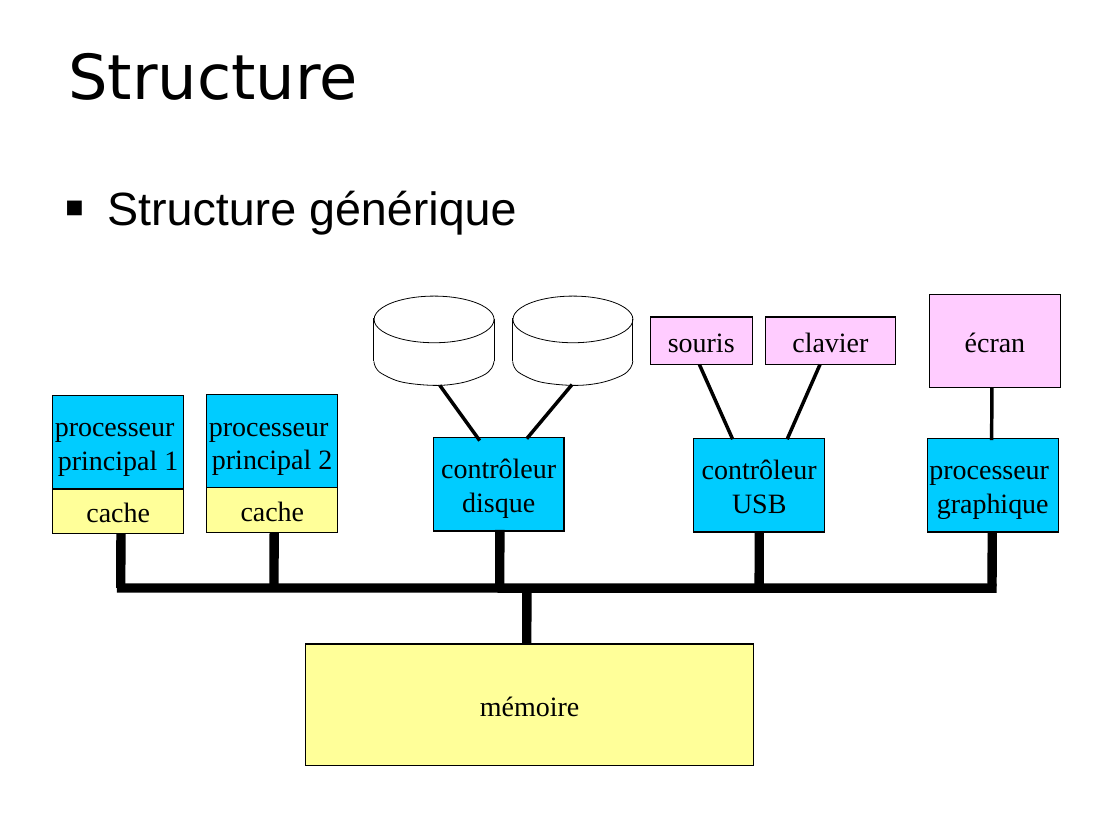
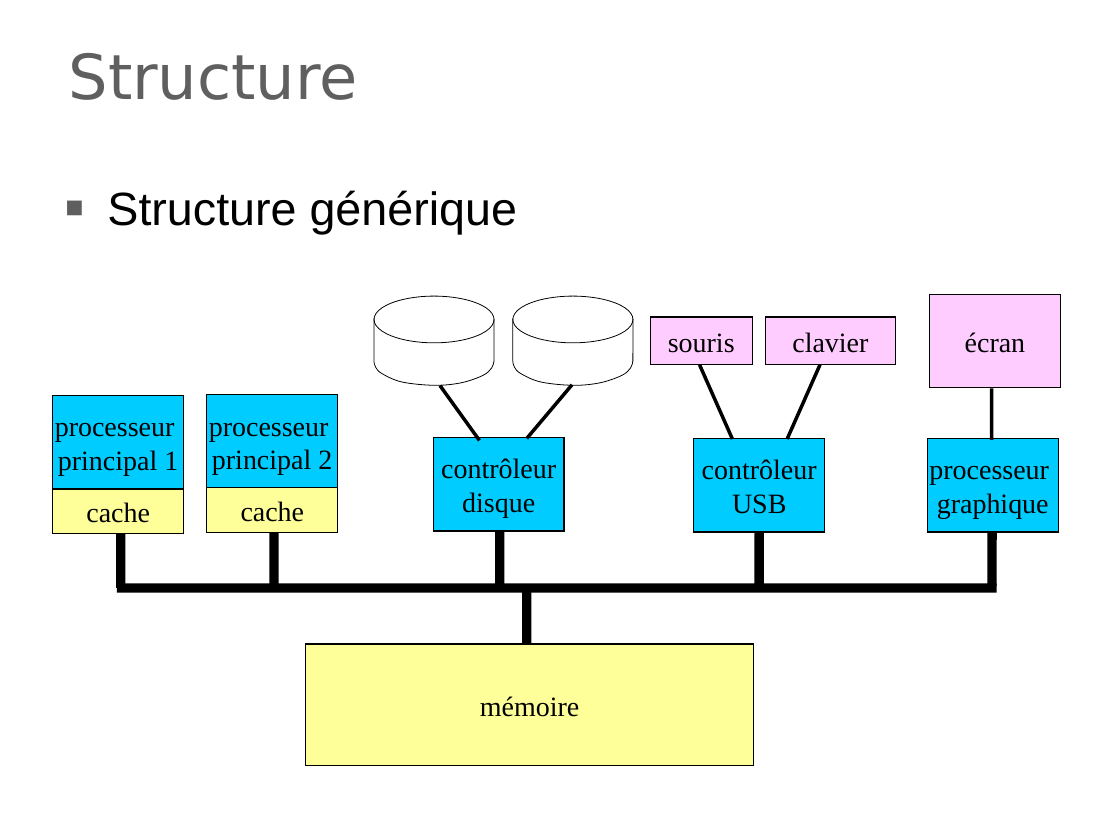
Before and after one commit to duanegris/texts, a slide deck: slide 13 of isi1/slides/2_architecture_machine.ppt. Drawn at 1120x840 pixels with LibreOffice and Linux fonts; fonts in the diff are those of the drawing; background and template pictures are left out. Boxes give left, top, right and bottom in pixels: in the first picture for what was removed or moved away, otherwise in the second. Text is boxed around its words. In the diff, an @@ line names an element or a change of style, - is before the commit and + after.

```diff
--- a/isi1/slides/2_architecture_machine.ppt
+++ b/isi1/slides/2_architecture_machine.ppt
@@ title "Structure" at (x1=69, y1=53, x2=358, y2=100): text colour #000000 to #5F5F5F @@
@@ text "Structure générique" at (x1=107, y1=190, x2=517, y2=234): indent changed; bullet colour #000000 to #5F5F5F @@
@@ freeform shape removed at (x1=374, y1=318, x2=374, y2=361) @@
@@ line added from (374, 361) to (374, 318), #000000 0.51 pt @@
@@ freeform shape removed at (x1=494, y1=319, x2=494, y2=362) @@
@@ line added from (494, 361) to (494, 319), #000000 0.51 pt @@
@@ freeform shape removed at (x1=513, y1=318, x2=513, y2=361) @@
@@ line added from (513, 361) to (513, 318), #000000 0.51 pt @@
@@ freeform shape removed at (x1=633, y1=319, x2=633, y2=362) @@
@@ line added from (633, 361) to (633, 319), #000000 0.51 pt @@
@@ freeform shape at (x1=374, y1=361, x2=494, y2=385): outline redrawn @@
@@ freeform shape at (x1=513, y1=361, x2=633, y2=385): outline redrawn @@
```
Also in this commit, not shown: 32 other slides changed, 6 slides added, 2 slides removed, 1 other file.
